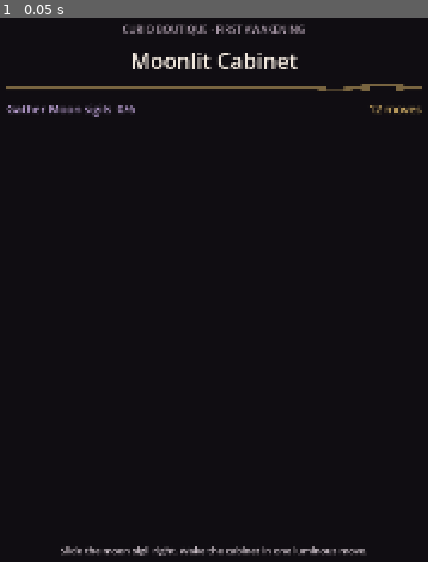
Above: before the commit, frame 1.
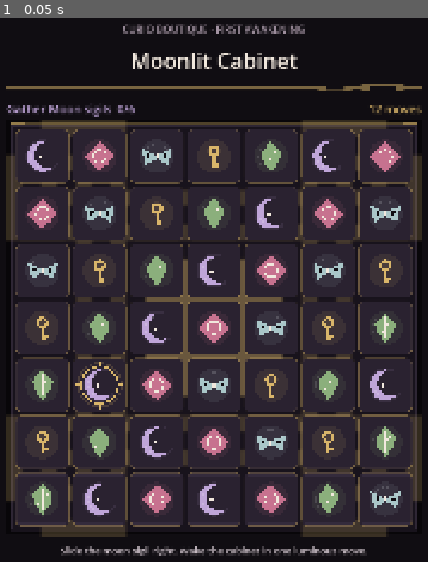
Above: after the commit, the same moment.

Repository: Jay-prodesign/akilta-match3
Game: Godot game, scene res://src/app/app_bootstrap.tscn
Same seed, same stepped clock (60 frames per second), same inputs: the game is played once before the commit and once after it.
Inputs:
- Up to frame 1 (0.05 s): no input

The runs differ from the first frame. In frame 1, 67% of the frame differs, in the area x 1-99%, y 18-96%.
Error before the commit: Parse Error: Variable "_candidate_frame_texture" has the same name as a previously declared variable. (res://src/match3/presentation/board_view.gd:53)

Commit message:
fix: reconcile runtime candidate chrome loader

Diff:
--- a/src/match3/presentation/board_view.gd
+++ b/src/match3/presentation/board_view.gd
@@ -49,7 +49,6 @@
 var _motion_active: bool = false
 var _motion_items: Array[Dictionary] = []
 var _reveal_at: Dictionary = {}
-var _candidate_frame_texture: Texture2D
 var _candidate_frame_texture: ImageTexture
 
 func _ready() -> void:
--- a/src/ui/gameplay/gameplay_screen.gd
+++ b/src/ui/gameplay/gameplay_screen.gd
@@ -24,7 +24,6 @@
 
 @onready var eyebrow_label: Label = $Layout/Eyebrow
 @onready var title_label: Label = $Layout/Title
-@onready var title_divider: TextureRect = $Layout/TitleDivider
 @onready var board_view = $Layout/BoardView
 @onready var objective_label: Label = $Layout/HUD/Objective
 @onready var moves_label: Label = $Layout/HUD/Moves
@@ -189,14 +188,3 @@
 	divider.stretch_mode = TextureRect.STRETCH_SCALE
 	layout.add_child(divider)
 	layout.move_child(divider, min(2, layout.get_child_count() - 1))
-
-
-func _load_candidate_divider() -> void:
-	if title_divider == null:
-		return
-	var path := "res://assets/candidate/third_party/kenney/fantasy-ui-borders/divider-004.png"
-	var image := Image.load_from_file(ProjectSettings.globalize_path(path))
-	if image == null or image.is_empty():
-		title_divider.visible = false
-		return
-	title_divider.texture = ImageTexture.create_from_image(image)
